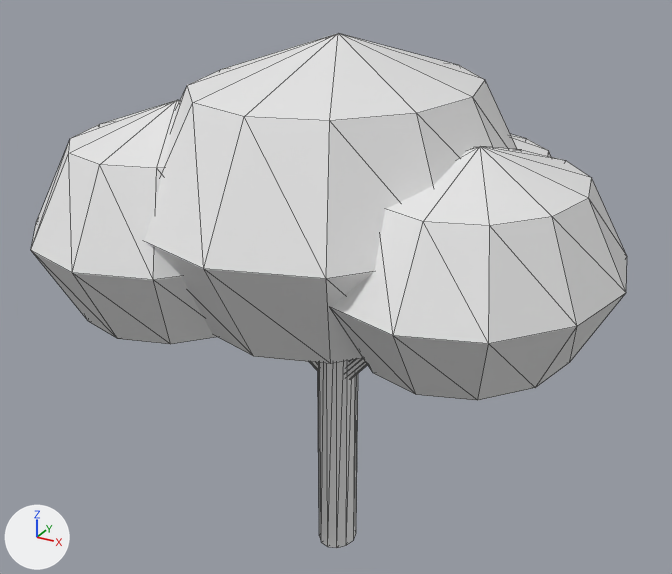
Two versions of the glTF model assets/source/world/meshes/sources/environment_kit/broadleaf_high.gltf, one commit apart.
Before and after are seen from a 50 mm camera at (0.731, -1.452, 1.229) aimed at (-0.055, -0.023, 0.515). Arrows for +X, +Y and +Z are at lower left; the lights stay in place. The first picture is the older version. Mesh edges are drawn as thin lines. Vertices at exactly the same position are counted once.

Names of what the first picture shows: 'broadleaf_high'.
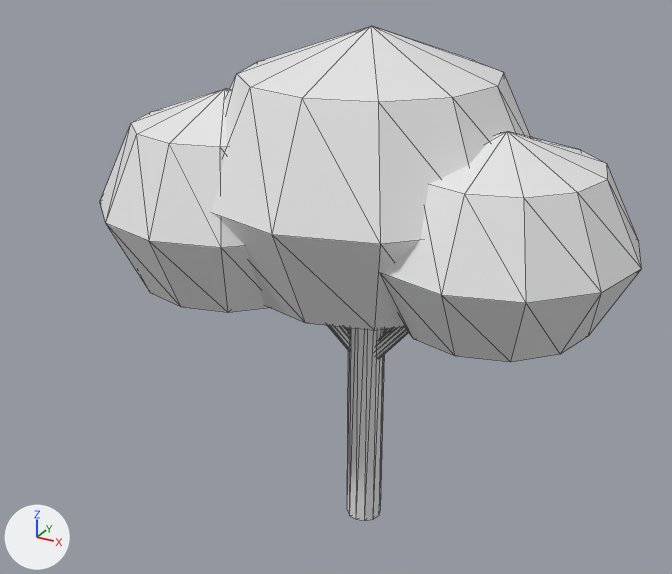
Pixel boxes [x1, y1, x2, y2] of what changed, in the pictures (672 x 574 px; the box of a moved part takes in the faces that stretch with it):
'broadleaf_high', reshaped (9% narrower)
    before: [31, 33, 627, 548]
    after: [100, 26, 642, 521]
part 1 of me_broadleaf_high, moved or reshaped
    before: [347, 358, 367, 378]
    after: [376, 327, 409, 357]
part 2 of me_broadleaf_high, added
    after: [381, 131, 642, 362]
part 3 of me_broadleaf_high, moved or reshaped (mostly hidden before)
    before: [310, 362, 319, 371]
    after: [328, 326, 350, 350]
part 4 of me_broadleaf_high, added
    after: [100, 88, 269, 313]
part 5 of me_broadleaf_high, rebuilt (14% narrower, 8% shorter)
    before: [144, 33, 517, 364]
    after: [212, 26, 531, 331]
part 6 of me_broadleaf_high, added
    after: [347, 328, 385, 521]
part 7 of me_broadleaf_high, deleted
    before: [318, 360, 358, 548]
part 8 of me_broadleaf_high, deleted
    before: [31, 100, 627, 400]

What changed in the scene script:
```text
Change me_broadleaf_high:
    used by ob_broadleaf_high; location = (0.0, 0.0, 0.0)
    remove me_broadleaf_high.from_pydata(...)  # 334 vertices, 624 faces; spans x -0.5..0.5, y -0.5..0.5, z 0.0..1.0
    add me_broadleaf_high.from_pydata(...)  # 341 vertices, 624 faces; spans x -0.48..0.5, y -0.337..0.5, z 0.0..1.0
    me_broadleaf_high part 1: the loose piece of 24 vertices spanning x -0.021..0.271, y -0.163..-0.081, z 0.351..0.679 is scaled about its middle by (0.98, 0.837, 1), then moved by (0.008, 0.102, 0.0)
    me_broadleaf_high part 2: a new loose piece, a UV sphere (12 segments, 4 rings, poles along z) spanning x 0.031..0.5, y -0.286..0.204, z 0.48..0.86
    me_broadleaf_high part 3: the loose piece of 24 vertices spanning x -0.262..0.002, y -0.236..-0.081, z 0.351..0.689 is scaled about its middle by (0.98, 0.837, 1), then moved by (0.013, 0.108, 0.0)
    me_broadleaf_high part 4: a new loose piece, a UV sphere (12 segments, 4 rings, poles along z) spanning x -0.48..0.01, y -0.337..0.133, z 0.47..0.89
    me_broadleaf_high part 5: the loose piece of 38 vertices spanning x -0.344..0.323, y -0.488..0.293, z 0.46..1.0 is rebuilt with 41 vertices and now spans x -0.327..0.327, y -0.327..0.327, z 0.46..1.0
    me_broadleaf_high part 6: a new loose piece of 26 vertices spanning x -0.036..0.036, y -0.036..0.036, z 0.0..0.68
    me_broadleaf_high part 7: the loose piece of 24 vertices spanning x -0.047..0.026, y -0.14..-0.055, z 0.0..0.68 is deleted
    me_broadleaf_high part 8
    152 vertices are removed from x -0.5..0.5, y -0.5..0.5, z 0.36..0.89
    288 faces are deleted
    other edits to the shape of me_broadleaf_high do not show in these pictures
```
